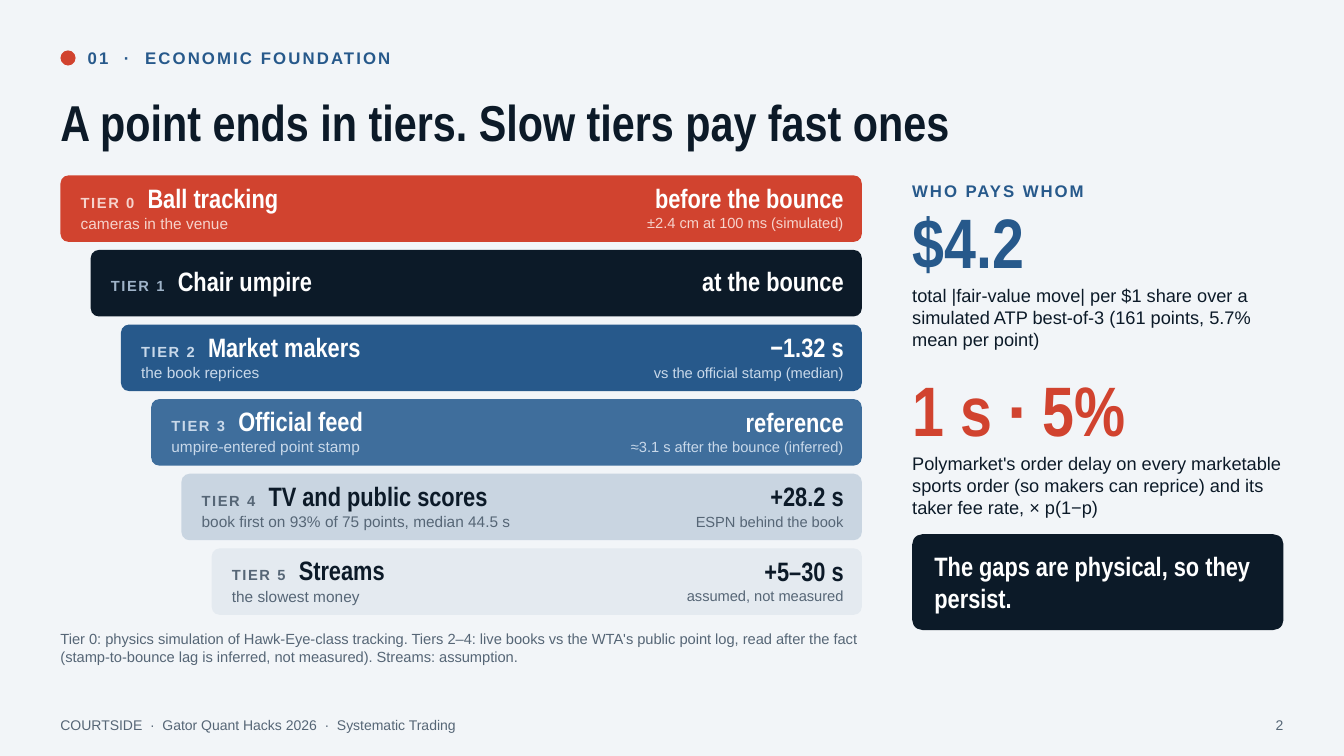
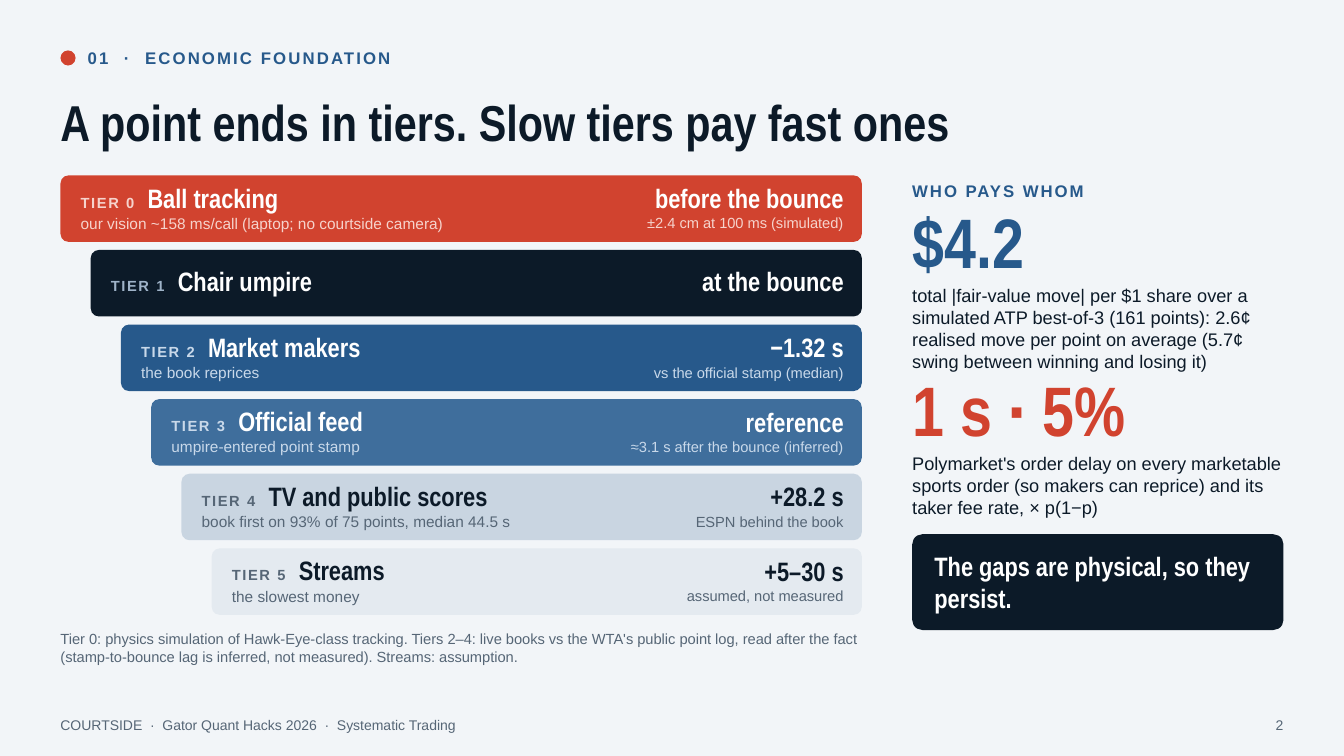
Before and after one commit to OjasMishra32/computervisionpredictivetabletennismoneymachineouuushiii, a slide deck: slide 2 of docs/deck/courtside.pptx. Drawn at 1344x756 pixels with LibreOffice and Linux fonts; fonts in the diff are those of the drawing. Boxes give left, top, right and bottom in pixels: in the first picture for what was removed or moved away, otherwise in the second. Text is boxed around its words. In the diff, an @@ line names an element or a change of style, - is before the commit and + after.

```diff
--- a/docs/deck/courtside.pptx
+++ b/docs/deck/courtside.pptx
@@ text at (81, 218, 443, 232): text changed @@
-cameras in the venue
+our vision ~158 ms/call (laptop; no courtside camera)
@@ text at (912, 288, 1250, 372): text changed @@
-total |fair-value move| per $1 share over a simulated ATP best-of-3 (161 points, 5.7% mean per point)
+total |fair-value move| per $1 share over a simulated ATP best-of-3 (161 points): 2.6¢ realised move per point on average (5.7¢ swing between winning and losing it)
```
Also in this commit, not shown: 20 other slides changed, 1 slide added, 10 other files.
